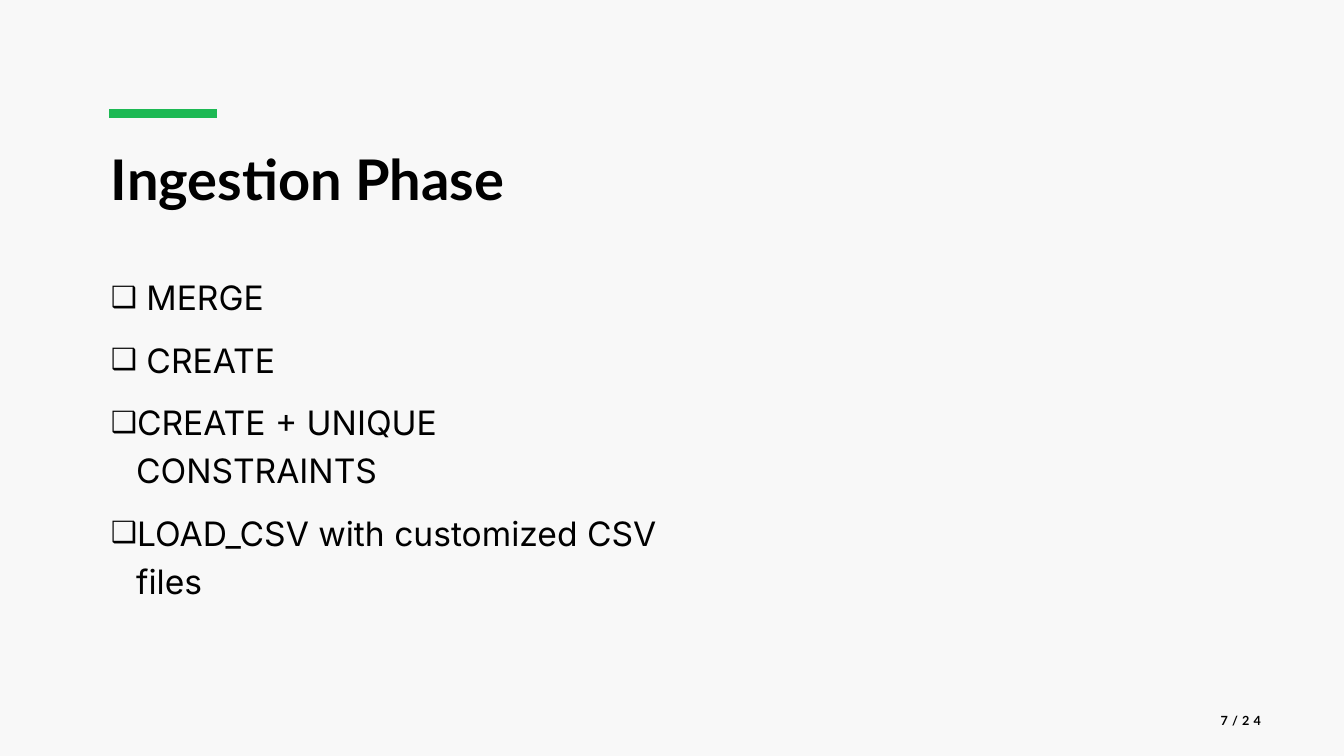
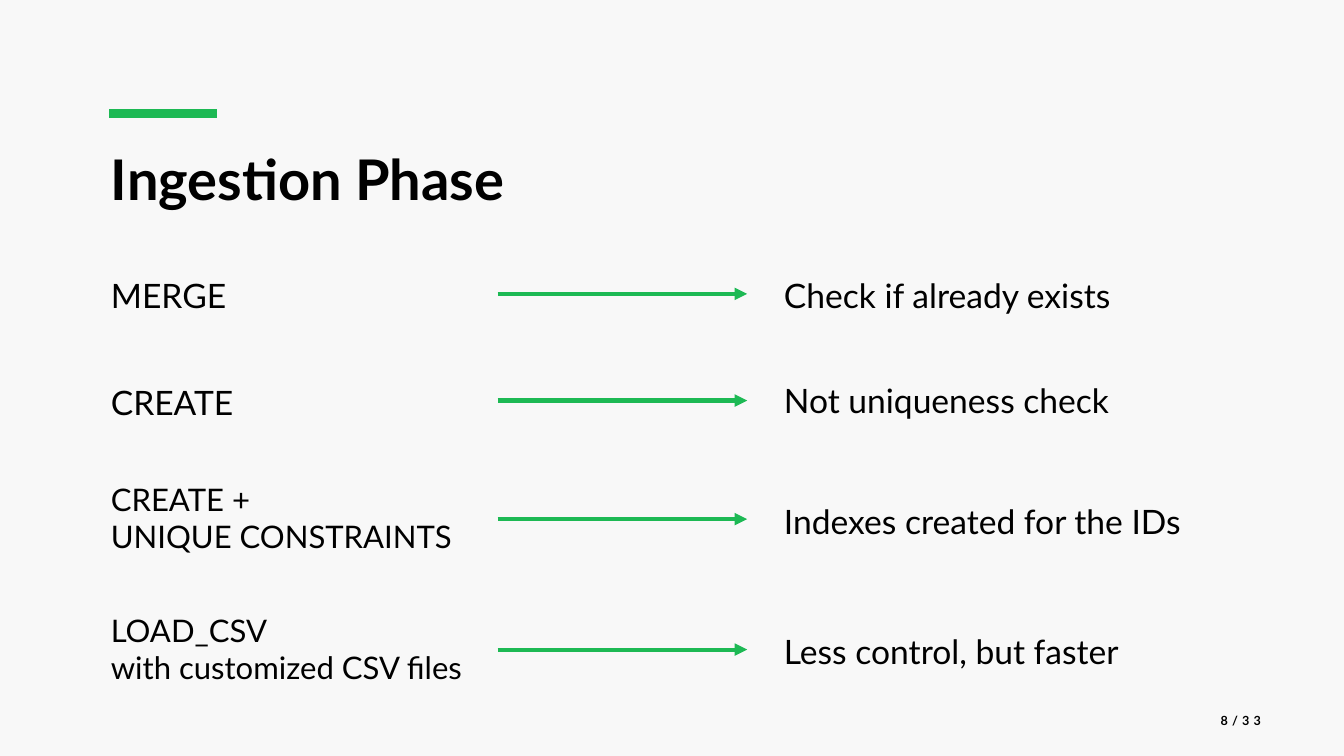
Before and after one commit to luca-martinelli-09/spotify-pg, a slide deck: slide 8 of slides/Spotify_Presentation.pptx (slide 7 before the commit). Drawn at 1344x756 pixels with LibreOffice and Linux fonts; fonts in the diff are those of the drawing. Boxes give left, top, right and bottom in pixels: in the first picture for what was removed or moved away, otherwise in the second. Text is boxed around its words. In the diff, an @@ line names an element or a change of style, - is before the commit and + after.

```diff
--- a/slides/Spotify_Presentation.pptx
+++ b/slides/Spotify_Presentation.pptx
@@ text "MERGE" at [111, 283, 226, 309]: font Inter to Lato; bullet ❑ to none @@
@@ arrow added from (498, 294) to (747, 294), #1DB954 3 pt @@
@@ text added at [784, 283, 1110, 314], 24 pt, text #000000 @@
+Check if already exists
@@ text at [136, 348, 656, 595]: paragraphs removed @@
-❑ CREATE
-❑ CREATE + UNIQUE CONSTRAINTS
-❑ LOAD_CSV with customized CSV files
@@ text added at [784, 388, 1109, 419], 24 pt, text #000000 @@
+Not uniqueness check
@@ text added at [111, 390, 233, 416], 24 pt, text #000000 @@
+CREATE
@@ arrow added from (498, 400) to (747, 400), #1DB954 3 pt @@
@@ text added at [111, 488, 452, 553], 22.2 pt, text #000000 @@
+CREATE +
+UNIQUE CONSTRAINTS
@@ text added at [784, 509, 1181, 535], 24 pt, text #000000 @@
+Indexes created for the IDs
@@ arrow added from (498, 519) to (747, 519), #1DB954 3 pt @@
@@ text added at [111, 619, 462, 680], 22.2 pt, text #000000 @@
+LOAD_CSV
+with customized CSV files
@@ arrow added from (498, 649) to (747, 649), #1DB954 3 pt @@
@@ text added at [784, 639, 1119, 669], 24 pt, text #000000 @@
+Less control, but faster
@@ page number at [1221, 715, 1261, 726]: text changed @@
-7/24
+8/33
```
Also in this commit, not shown: 19 other slides changed, 4 slides added, 1 slide removed, 23 other files.
